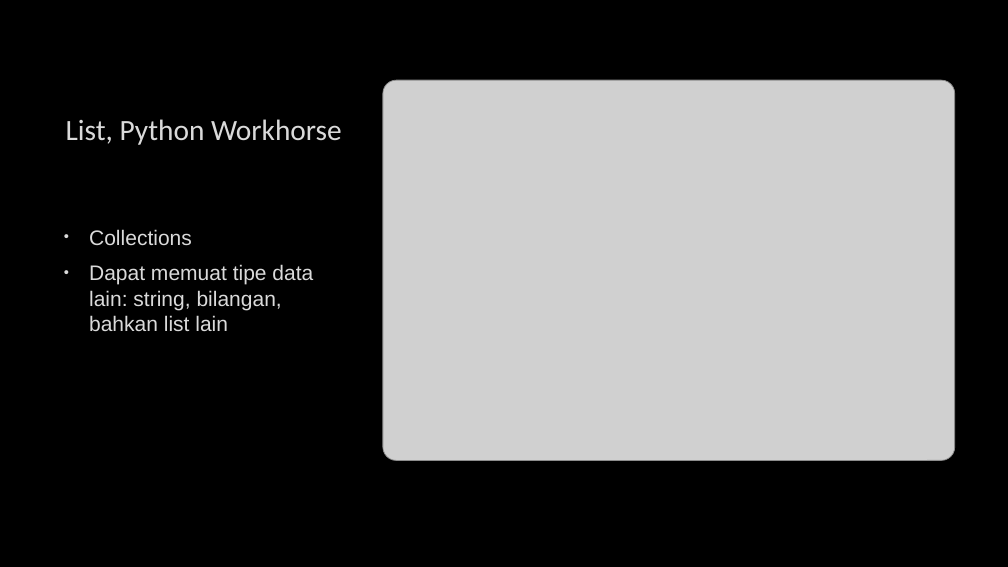
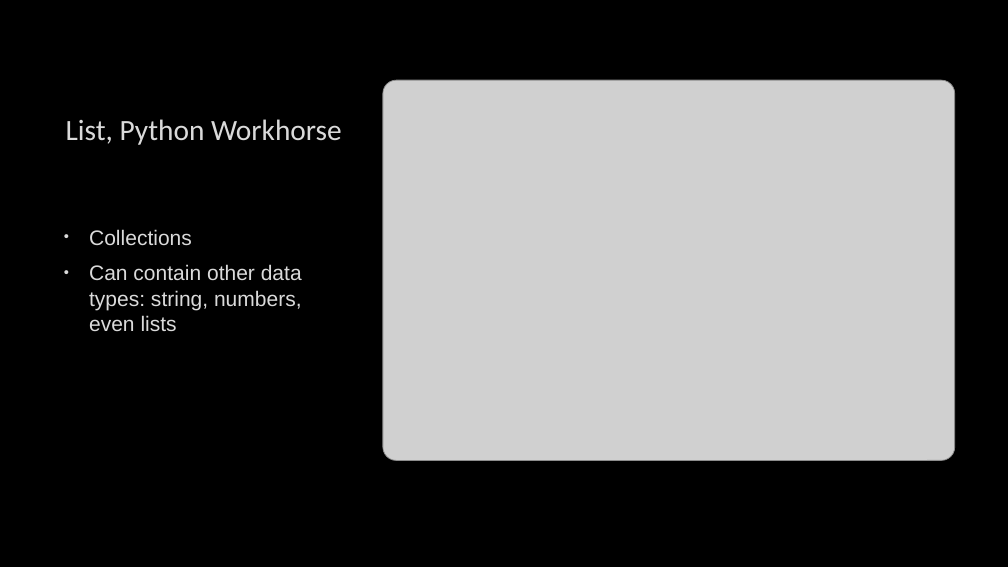
Before and after one commit to msiahaan/Python101, a slide deck: slide 3 of Python101_02_Col_Loop.pptx. Drawn at 1008x567 pixels with LibreOffice and Linux fonts; fonts in the diff are those of the drawing; grey boxes stand for pictures; background and template pictures are left out. Boxes give left, top, right and bottom in pixels: in the first picture for what was removed or moved away, otherwise in the second. Text is boxed around its words. In the diff, an @@ line names an element or a change of style, - is before the commit and + after.

```diff
--- a/Python101_02_Col_Loop.pptx
+++ b/Python101_02_Col_Loop.pptx
@@ text at <box>89,264,302,331</box>: text changed @@
-• Dapat memuat tipe data lain: string, bilangan, bahkan list lain
+• Can contain other data types: string, numbers, even lists
```
Also in this commit, not shown: 7 other slides changed, 2 other files.
